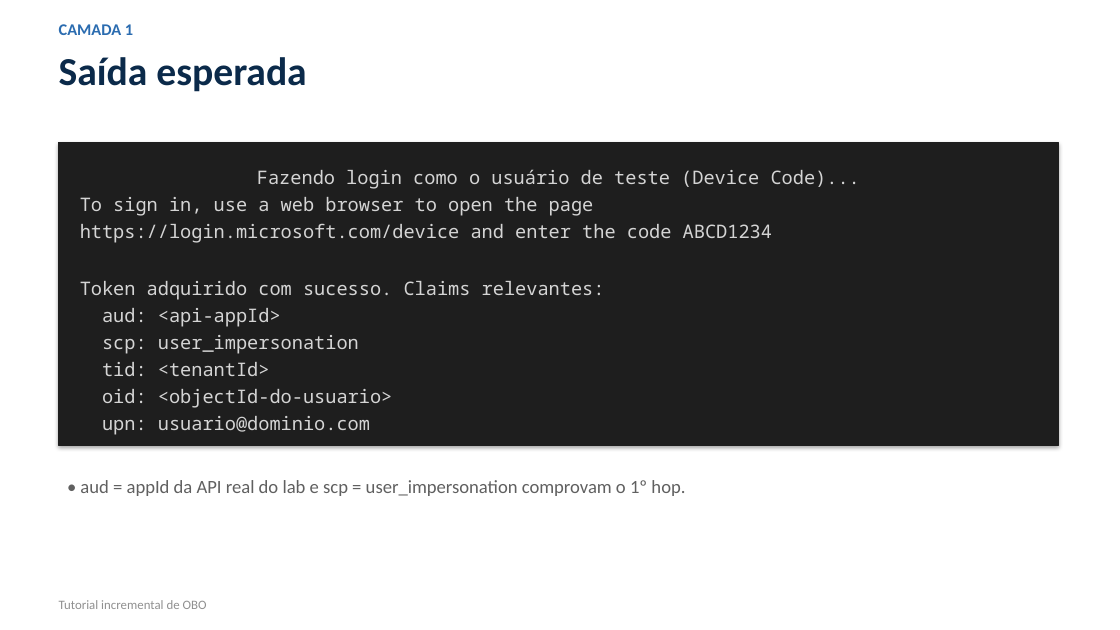
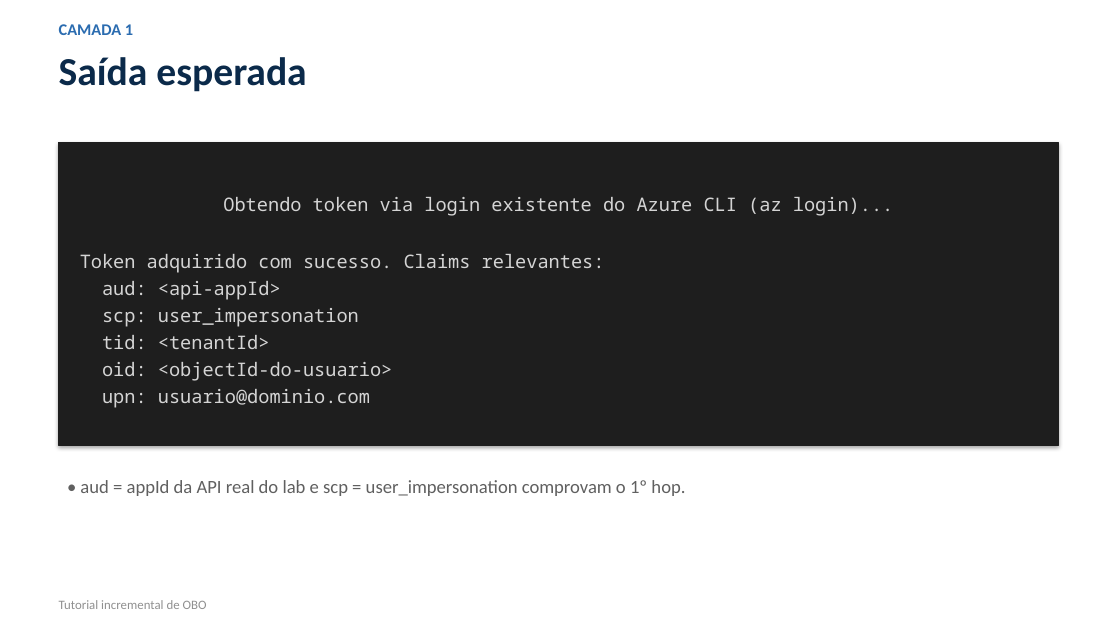
Before and after one commit to EdneiMonteiro/obo-sqlserver, a slide deck: slide 7 of docs/tutorial-obo/tutorial-obo.pptx. Drawn at 1120x630 pixels with LibreOffice and Linux fonts; fonts in the diff are those of the drawing. Boxes give left, top, right and bottom in pixels: in the first picture for what was removed or moved away, otherwise in the second. Text is boxed around its words. In the diff, an @@ line names an element or a change of style, - is before the commit and + after.

```diff
--- a/docs/tutorial-obo/tutorial-obo.pptx
+++ b/docs/tutorial-obo/tutorial-obo.pptx
@@ text in rectangle at (223, 197, 894, 216): text changed @@
-Fazendo login como o usuário de teste (Device Code)...
-To sign in, use a web browser to open the page
-https://login.microsoft.com/device and enter the code ABCD1234
+Obtendo token via login existente do Azure CLI (az login)...
```
Also in this commit, not shown: 5 other slides changed, 6 other files.
